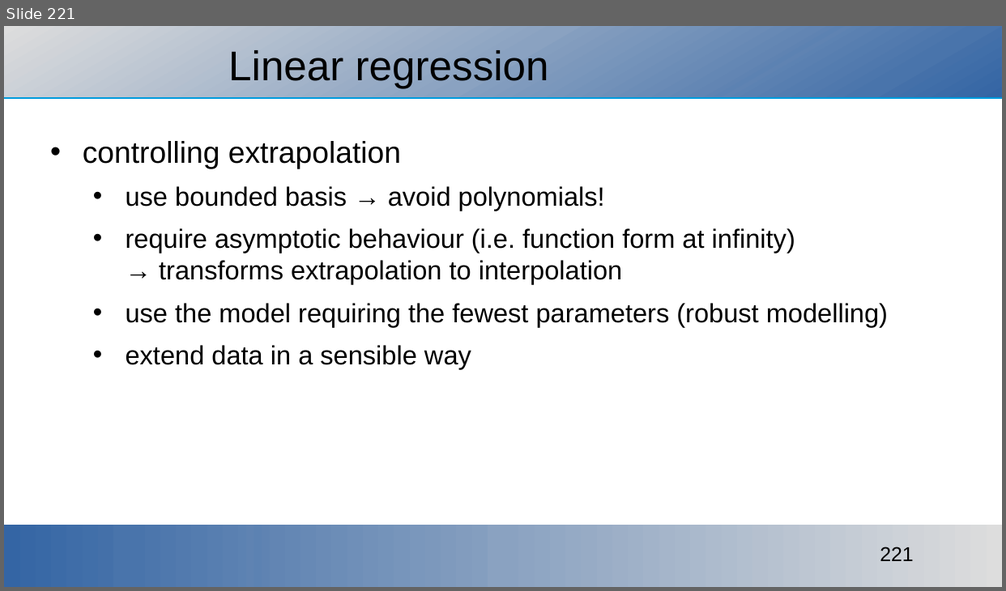
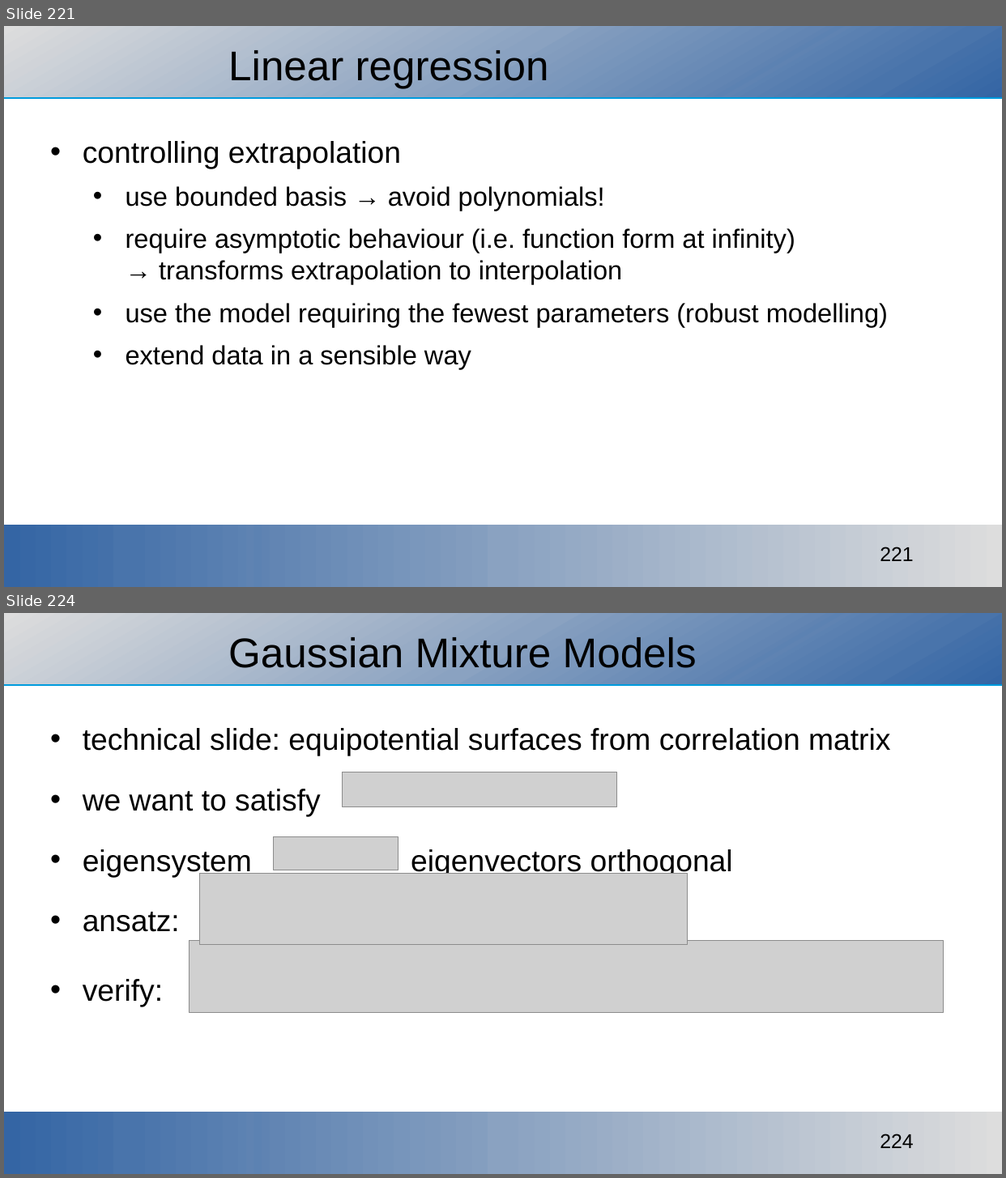
Before and after one commit to ajakovac/ML-in-Practice-I, a slide deck: ML in practice.odp. Shown one above the other, each under a label of ours: slide 221 before the commit, slides 221 and 224 after it; the slides between them are not shown. The pictures are 1006x591 and 1006x1178 pixels, drawn with LibreOffice and Linux fonts; fonts in the diff are those of the drawing; grey boxes stand for pictures; background and template pictures are left out. Boxes give left, top, right and bottom in pixels: in the first picture for what was removed or moved away, otherwise in the second. Text is boxed around its words. In the diff, an @@ line names an element or a change of style, - is before the commit and + after.

```diff
--- a/ML in practice.odp
+++ b/ML in practice.odp
@@ slide 224 added at (4,613,1002,1174), background #FFFFFF; not listed: 3 template elements that a slide beside it also shows @@
@@ title added at (228,637,697,668), 33 pt, text #000000 @@
+Gaussian Mixture Models
@@ text added at (83,728,890,1007), 24 pt, text #000000 @@
+• technical slide: equipotential surfaces from correlation matrix
+• we want to satisfy
+• eigensystem eigenvectors orthogonal
+• ansatz:
+• verify:
@@ picture added at (342,772,616,807) @@
@@ picture added at (274,837,398,871) @@
@@ picture added at (199,873,687,944) @@
@@ picture added at (189,941,944,1012) @@
```
Also in this commit, not shown: 3 slides changed, 8 other slides added, 1 slide removed, 9 other files.
